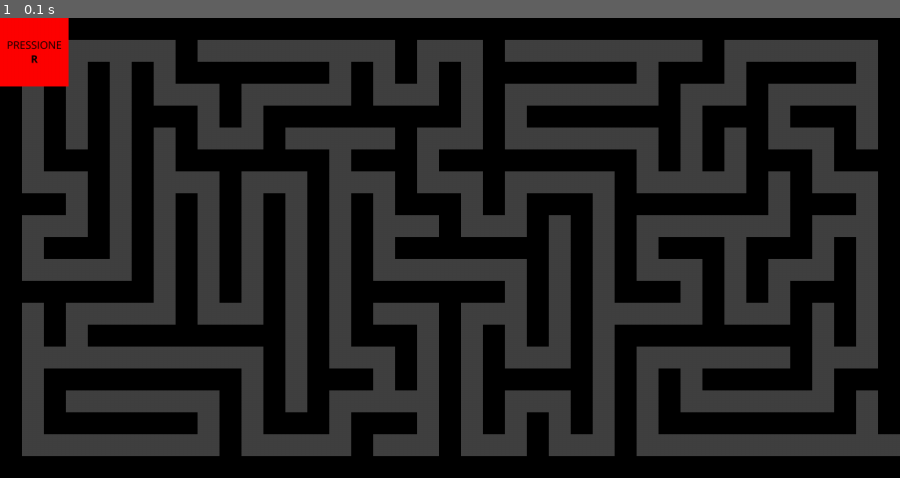
Above: before the commit, frame 1.
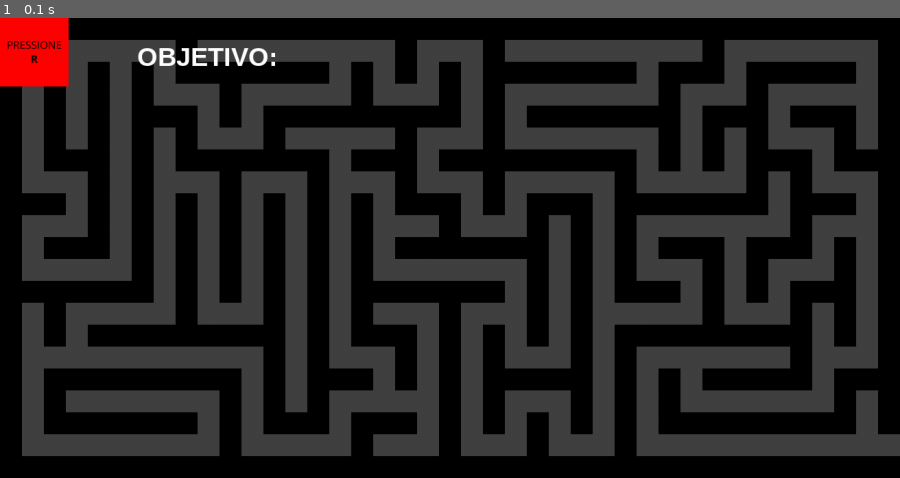
Above: after the commit, the same moment.

Repository: ricardoxali/Pygame
Game: pygame game, started from maze.py
Same seed, same stepped clock (60 frames per second), same inputs: the game is played once before the commit and once after it.
Inputs:
- Up to frame 1 (0.1 s): no input

The runs differ from the first frame. In frame 1, 0.3% of the frame differs, in the area x 15-31%, y 6-11%.

Commit message:
Texto de abertura

Diff:
--- a/maze.py
+++ b/maze.py
@@ -23,12 +23,18 @@
           pygame.draw.rect(screen, cor, (x * cell_size, y * cell_size, cell_size, cell_size))
 
 def tela_abertura():
+  # Fundo preto com transparência
   fundo = pygame.Surface([screen_width, screen_height])
   fundo.fill((0,0,0))
   fundo.set_alpha(190)
   screen.blit(fundo, (0,0))
 
+  # Texto
+  font = pygame.font.SysFont('Arial', 38, bold = True)
+  objetivo = font.render(f'OBJETIVO:', True, 'white')
+  screen.blit(objetivo, (200, 35))
 
+  # Cores
   red = pygame.image.load('imagens\\red.png')
   screen.blit(red, (0,0))
 
